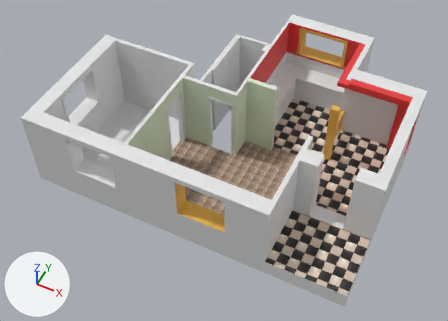
The Blender file ibud.blend, before and after one commit.
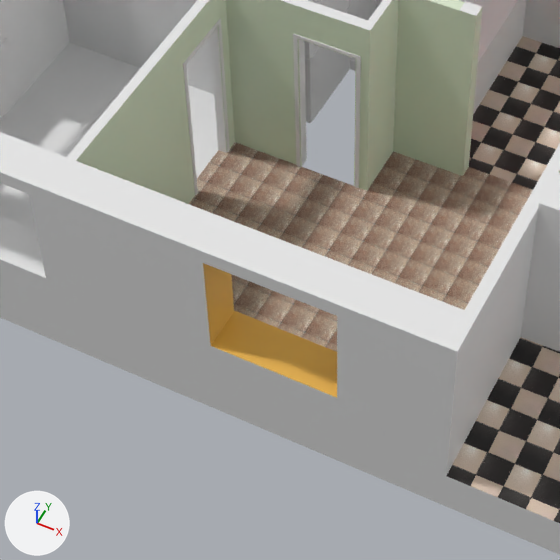
Old and new are each drawn whole from a camera (50 mm lens) standing at (5.14, -8.54, 14.2) and looking at (-0.38, 2.51, 0.38) and again close up on the part from 22% to 69% of the width and 26% to 91% of the height. The axes (+X, +Y, +Z) are drawn at lower left. The lights are the same throughout.
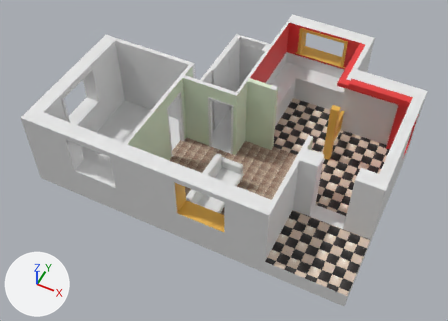
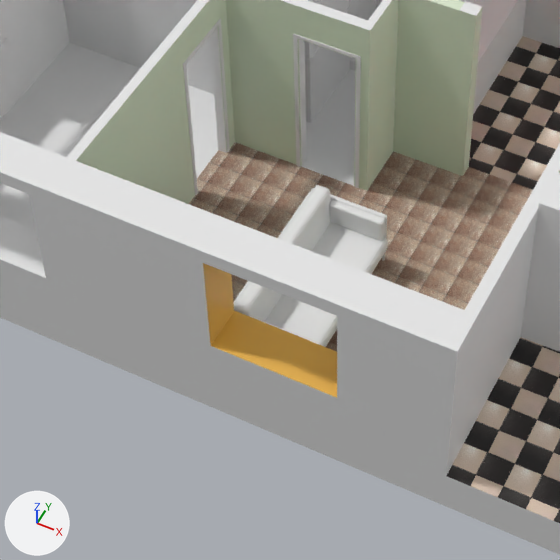
Location of each change, [x1, y1, x2, y2] in pixels of the close-ups (560 x 560 px):
'Cube.045', added
    after: [233, 185, 388, 347]
'Cube.011', added
    after: [302, 69, 355, 186]

What changed in the scene script:
```text
Add me_cube_011:
    me_cube_011.from_pydata(...)  # 1172 vertices, 1100 faces; spans x -0.71..0.27, y 0.22..2.22, z -0.02..0.9
Add me_cube:
    me_cube.from_pydata(...)  # a box spanning x -0.15..1.0, y -1.85..0.71, z -1.0..-0.95
Add ob_cube_045:
    ob_cube_045 = bpy.data.objects.new('Cube.045', me_cube_011)
    ob_cube_045.location = (0.1, 0.05, 0.06)
    ob_cube_045.rotation_euler = (0.0, 0.0873, 0.0)  # degrees (0, 5, 0)
Add ob_cube_011:
    ob_cube_011 = bpy.data.objects.new('Cube.011', me_cube)
    ob_cube_011.location = (-1.4, 5.01, 0.95)
```
